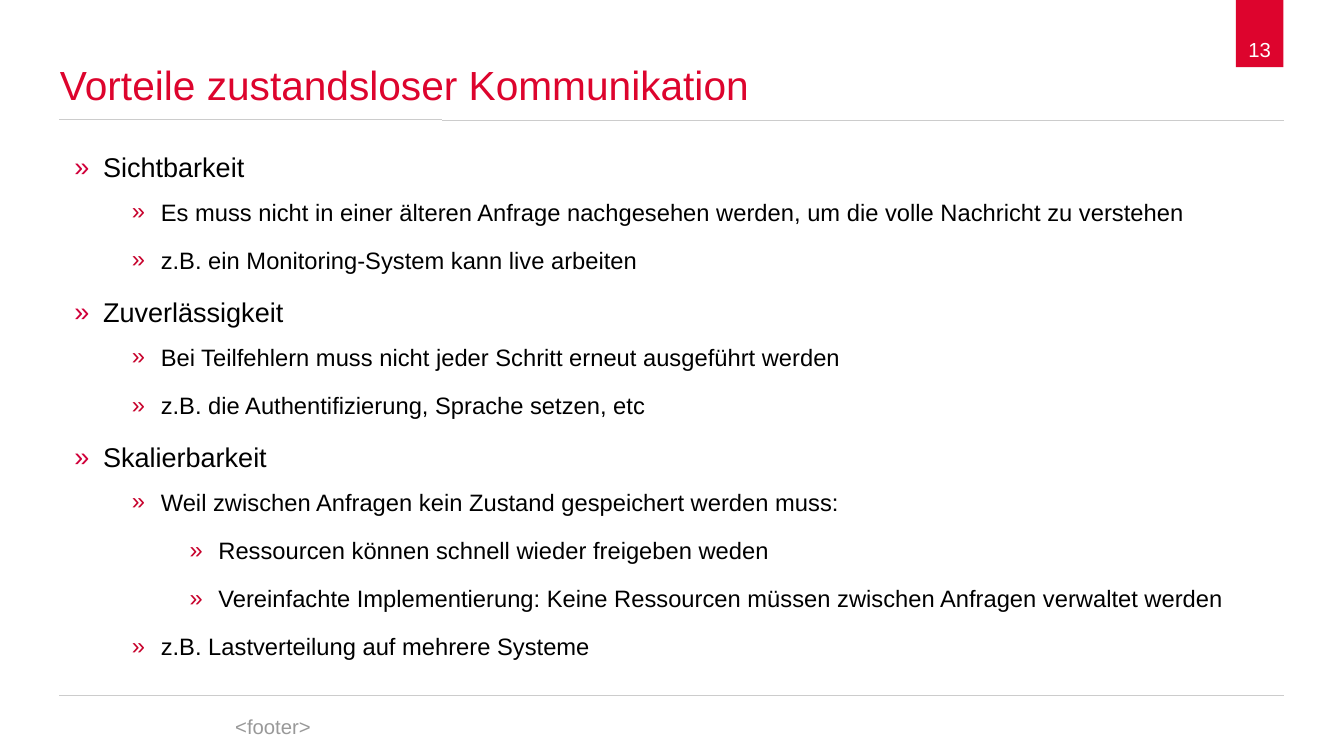
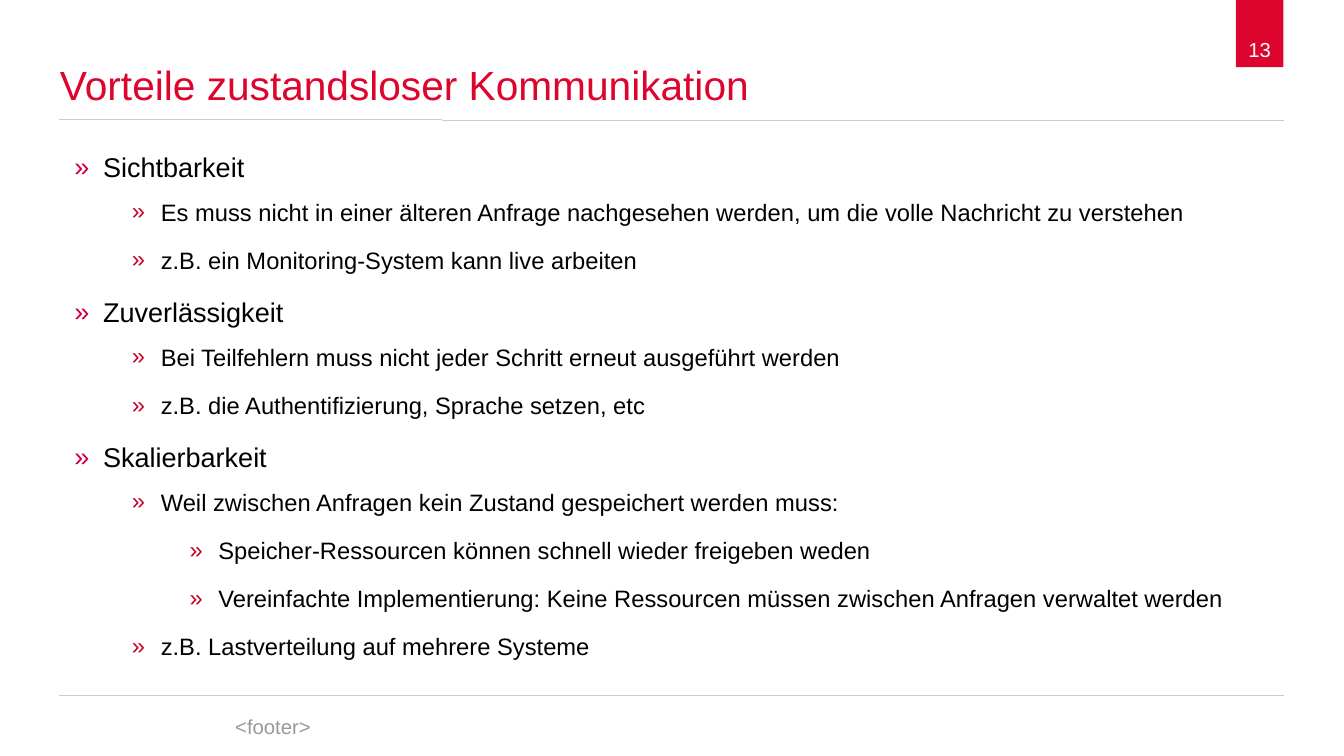
Before and after one commit to spaceone/presentations, a slide deck: slide 13 of representational-state-transfer/representational-state-transfer.odp. Drawn at 1344x756 pixels with LibreOffice and Linux fonts; fonts in the diff are those of the drawing; background and template pictures are left out. Boxes give left, top, right and bottom in pixels: in the first picture for what was removed or moved away, otherwise in the second. Text is boxed around its words. In the diff, an @@ line names an element or a change of style, - is before the commit and + after.

```diff
--- a/representational-state-transfer/representational-state-transfer.odp
+++ b/representational-state-transfer/representational-state-transfer.odp
@@ text at (218, 541, 870, 564): text changed @@
-        » Ressourcen können schnell wieder freigeben weden
+        » Speicher-Ressourcen können schnell wieder freigeben weden
```
Also in this commit, not shown: 15 other slides changed, 15 slides added, 4 slides removed, 3 other files.
